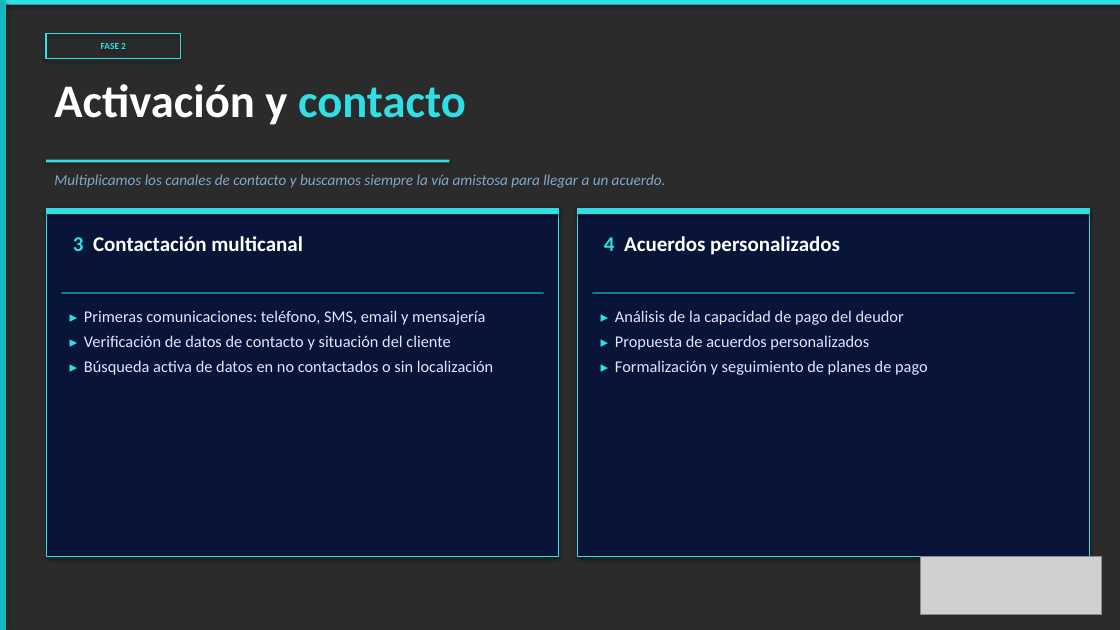
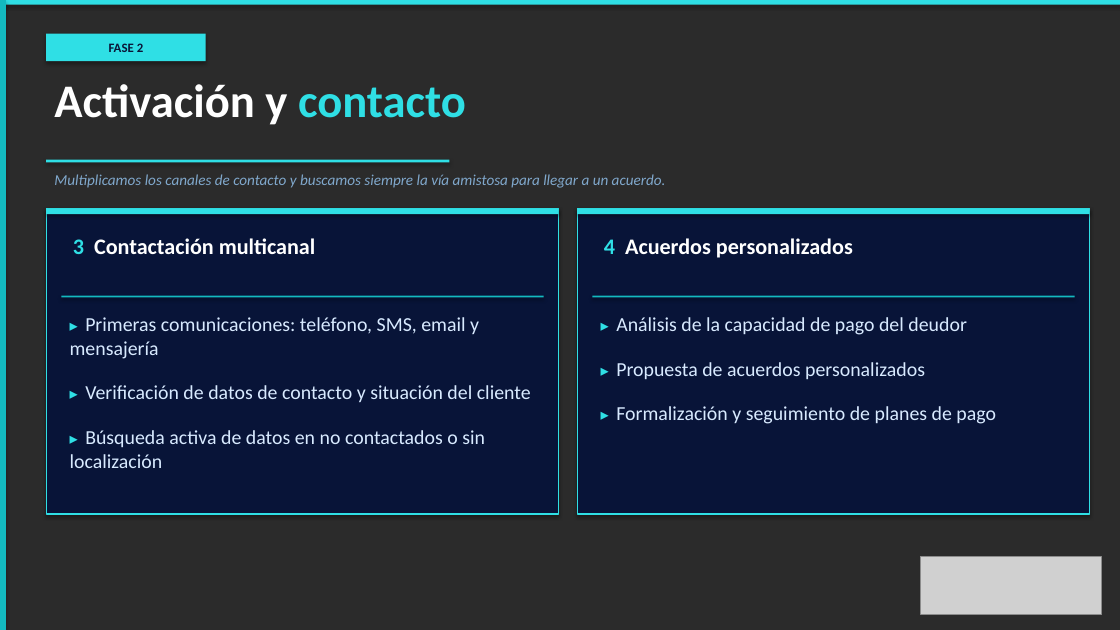
Before and after one commit to alejandroas010/alepixel-web, a slide deck: slide 3 of sendacredit_propuesta.pptx. Drawn at 1120x630 pixels with LibreOffice and Linux fonts; fonts in the diff are those of the drawing; grey boxes stand for pictures; background and template pictures are left out; a plain dark background stands for a picture behind light text. Boxes give left, top, right and bottom in pixels: in the first picture for what was removed or moved away, otherwise in the second. Text is boxed around its words. In the diff, an @@ line names an element or a change of style, - is before the commit and + after.

```diff
--- a/sendacredit_propuesta.pptx
+++ b/sendacredit_propuesta.pptx
@@ rectangle "FASE 2": place and size @@
-rectangle "FASE 2" at [46,34,181,59]
+rectangle "FASE 2" at [46,34,206,61]
@@ rectangle "FASE 2" at [46,34,206,61]: size 8 to 11 pt, text colour #2FDFE5 to #0A1638; fill none to #2FDFE5; outline #2FDFE5 1.2 pt to none @@
@@ rectangle: place and size @@
-rectangle at [46,208,559,556]
+rectangle at [46,208,559,514]
@@ rectangle at [46,208,559,514]: outline #2FDFE5 0.8 pt to #2FDFE5 1 pt @@
@@ rectangle at [577,208,1090,514]: outline #2FDFE5 0.8 pt to #2FDFE5 1 pt @@
@@ rectangle: place and size @@
-rectangle at [577,208,1090,556]
+rectangle at [577,208,1090,514]
@@ text "3 Contactación multicanal" at [73,238,315,254]: size 18 to 19 pt @@
@@ text "4 Acuerdos personalizados" at [604,238,853,258]: size 18 to 19 pt @@
@@ rectangle: place and size @@
-rectangle at [61,292,544,294]
+rectangle at [61,296,544,297]
@@ rectangle: place and size @@
-rectangle at [592,292,1075,294]
+rectangle at [592,296,1075,297]
@@ text "▸ Primeras comunicaciones: teléfono, SMS, ..." at [70,317,531,468]: size 13 to 14 pt in "▸", "▸", "▸"; size 14 to 17 pt; more space between paragraphs @@
@@ text "▸ Análisis de la capacidad ..." at [616,317,996,424]: size 13 to 14 pt in "▸", "▸", "▸"; size 14 to 17 pt; more space between paragraphs @@
```
Also in this commit, not shown: 5 other slides changed.
